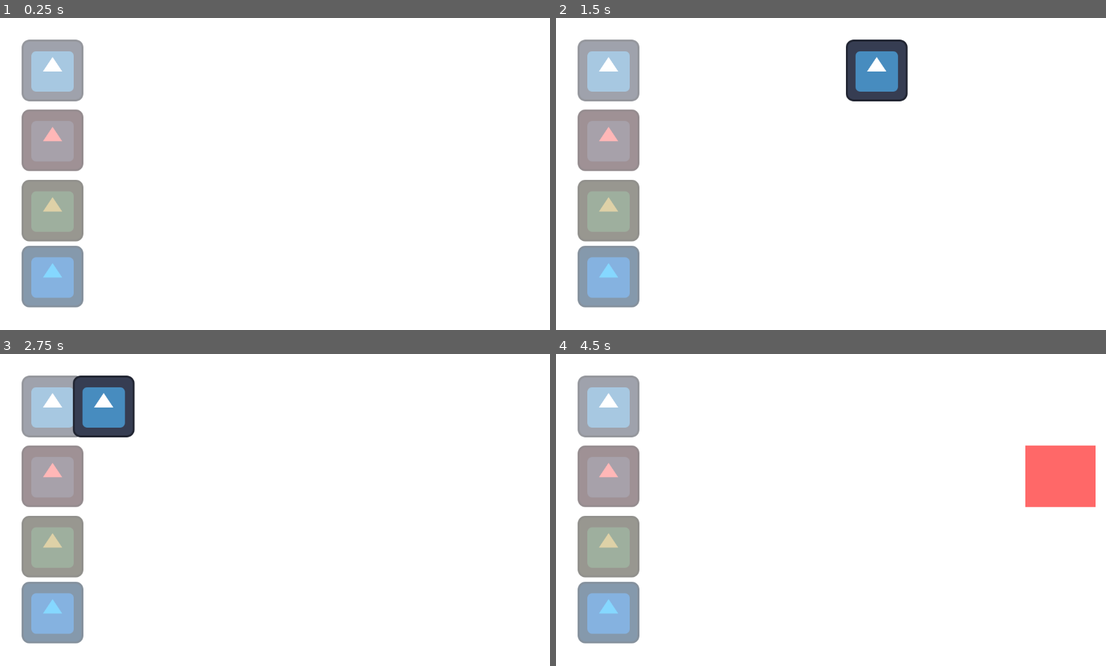
Above: before the commit, frames 1-4 (two rows, left to right).
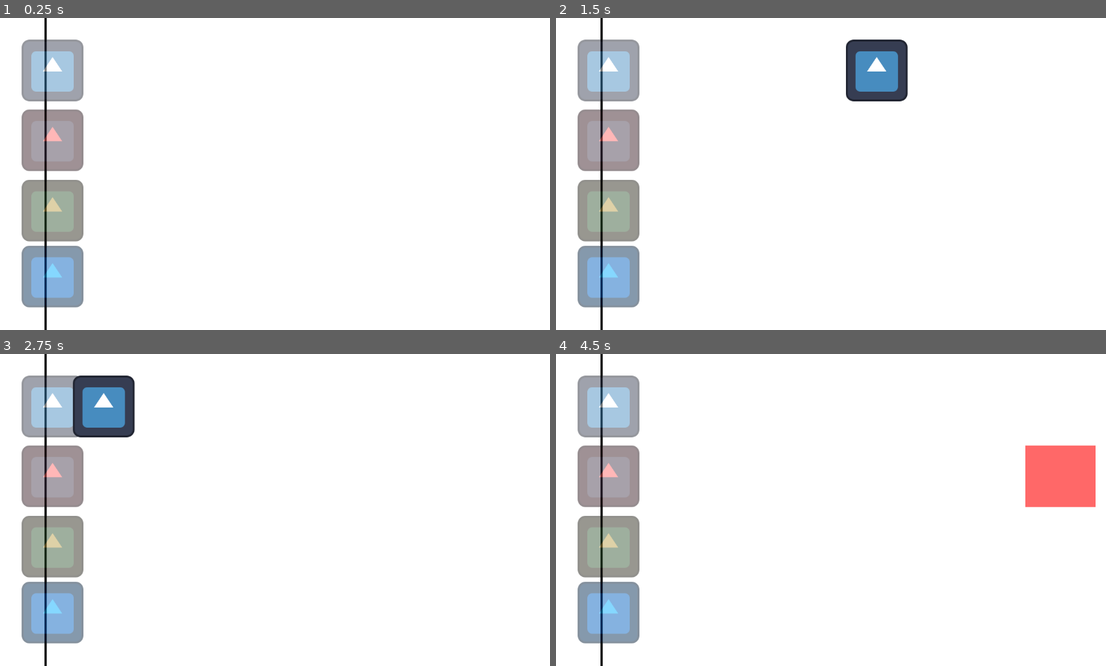
Above: after the commit, the same moments.

Repository: notfroogs/Sardine-Studio
Game: Godot game, scene res://rhythm.tscn
Same seed, same stepped clock (60 frames per second), same inputs: the game is played once before the commit and once after it. The project has no main scene, so this scene is started directly. The engine's default icon, where the game draws it, is replaced by a stand-in: a white triangle on a blue panel in a dark square.
Inputs:
- Up to frame 1 (0.25 s): no input
- Up to frame 2 (1.5 s): hold V (note1_pressed) 0.53-1.28 s; tap B (note2_pressed) at 1.35 s
- Up to frame 3 (2.75 s): hold N (note3_pressed) from 2.03 s (still down)
- Up to frame 4 (4.5 s): release N (note3_pressed) at 2.78 s; tap M (note4_pressed) at 2.85 s; hold V (note1_pressed) 3.53-4.28 s; tap Enter at 4.25 s; tap B (note2_pressed) at 4.35 s

The runs differ from the first frame. In frame 1, 0.4% of the frame differs, in the area x 8-9%, y 0-100%; in frame 2, 0.4%; in frame 3, 0.4%; in frame 4, 0.4%.

Commit message:
Update rhythm.tscn

Diff:
--- a/sardine-studio/rhythm.tscn
+++ b/sardine-studio/rhythm.tscn
@@ -22,6 +22,16 @@
 anchor_bottom = 1.0
 grow_horizontal = 2
 grow_vertical = 2
+
+[node name="ColorRect" type="ColorRect" parent="Background"]
+layout_mode = 1
+anchors_preset = -1
+anchor_left = 0.080000006
+anchor_right = 0.08400001
+anchor_bottom = 1.0
+offset_left = -0.16000366
+offset_right = 0.23199463
+color = Color(0, 0, 0, 1)
 
 [node name="NoteColumn1" type="TextureRect" parent="Background"]
 unique_name_in_owner = true
